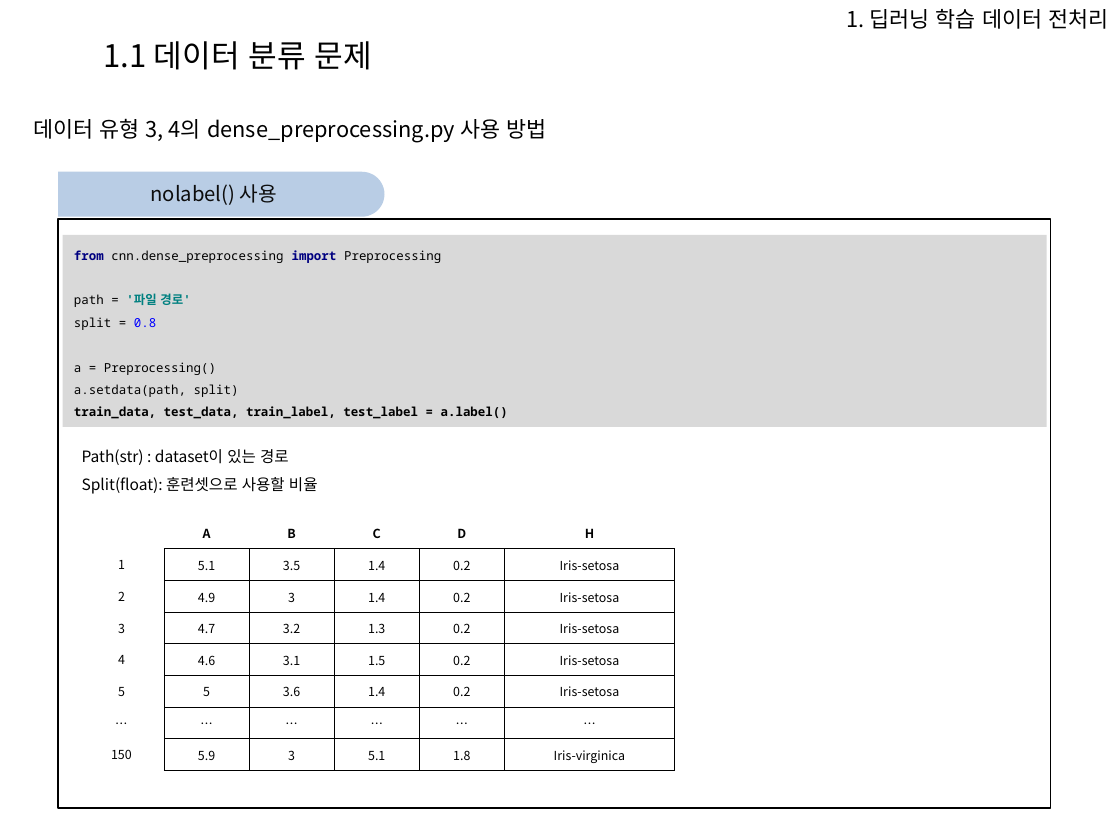
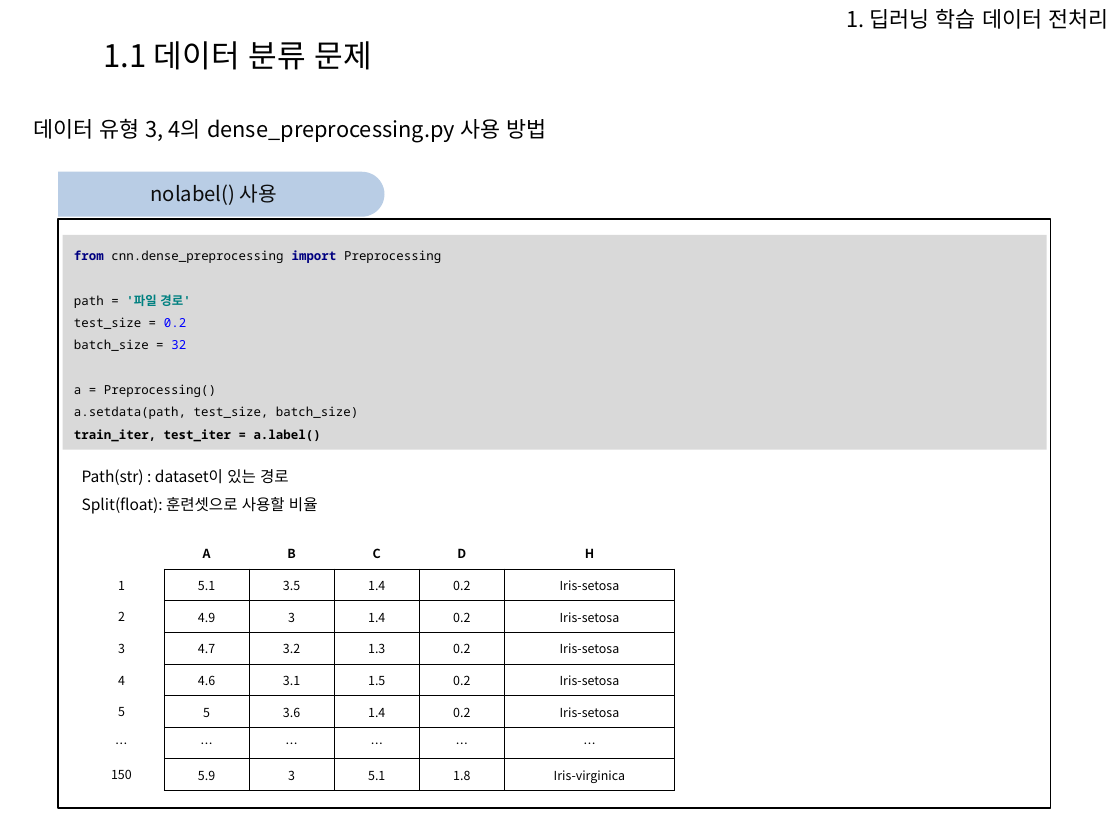
Before and after one commit to Heechul90/Preprocessing, a slide deck: slide 7 of 파이썬 전처리 코드 모듈화 설명.pptx. Drawn at 1120x840 pixels with LibreOffice and Linux fonts; fonts in the diff are those of the drawing; background and template pictures are left out. Boxes give left, top, right and bottom in pixels: in the first picture for what was removed or moved away, otherwise in the second. Text is boxed around its words. In the diff, an @@ line names an element or a change of style, - is before the commit and + after.

Commit message:
preprocessing

```diff
--- a/파이썬 전처리 코드 모듈화 설명.pptx
+++ b/파이썬 전처리 코드 모듈화 설명.pptx
@@ rectangle "from cnn.dense_preprocessing import Preprocessing path ..." resized from (x1=63, y1=235, x2=1047, y2=428) to (x1=63, y1=235, x2=1047, y2=450) @@
@@ text in rectangle at (x1=74, y1=250, x2=441, y2=442): text changed @@
-from cnn.dense_preprocessing import Preprocessing
-path = '파일 경로'
-split = 0.8
-a = Preprocessing()
-a.setdata(path, split)
-train_data, test_data, train_label, test_label = a.label()
+from cnn.dense_preprocessing import Preprocessing
+path = '파일 경로'
+test_size = 0.2
+batch_size = 32
+a = Preprocessing()
+a.setdata(path, test_size, batch_size)
+train_iter, test_iter = a.label()
@@ text "Path(str) : dataset이 있는 경로" moved from (x1=82, y1=449, x2=318, y2=494) to (x1=82, y1=469, x2=318, y2=514) @@
@@ table moved from (x1=78, y1=517, x2=674, y2=771) to (x1=78, y1=538, x2=674, y2=791) @@
```
Also in this commit, not shown: 4 other slides changed, 2 slides added, 12 other files.
